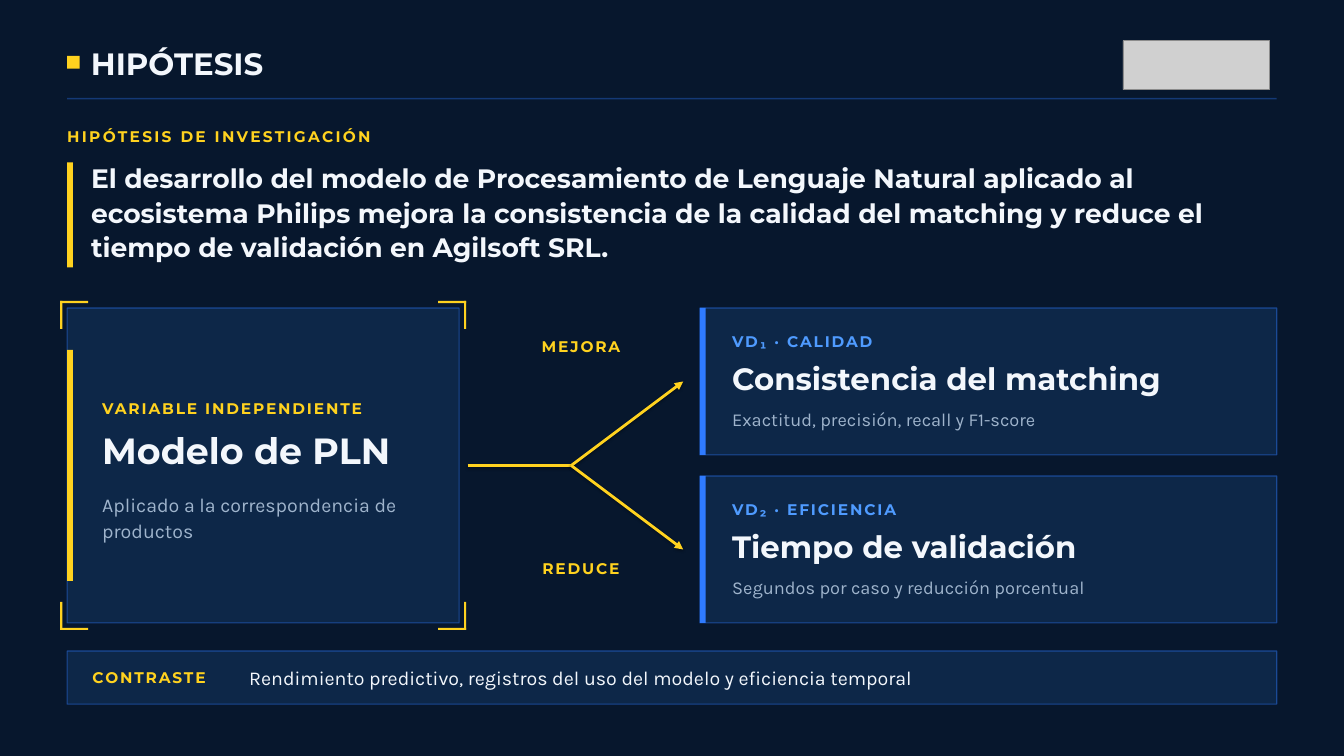
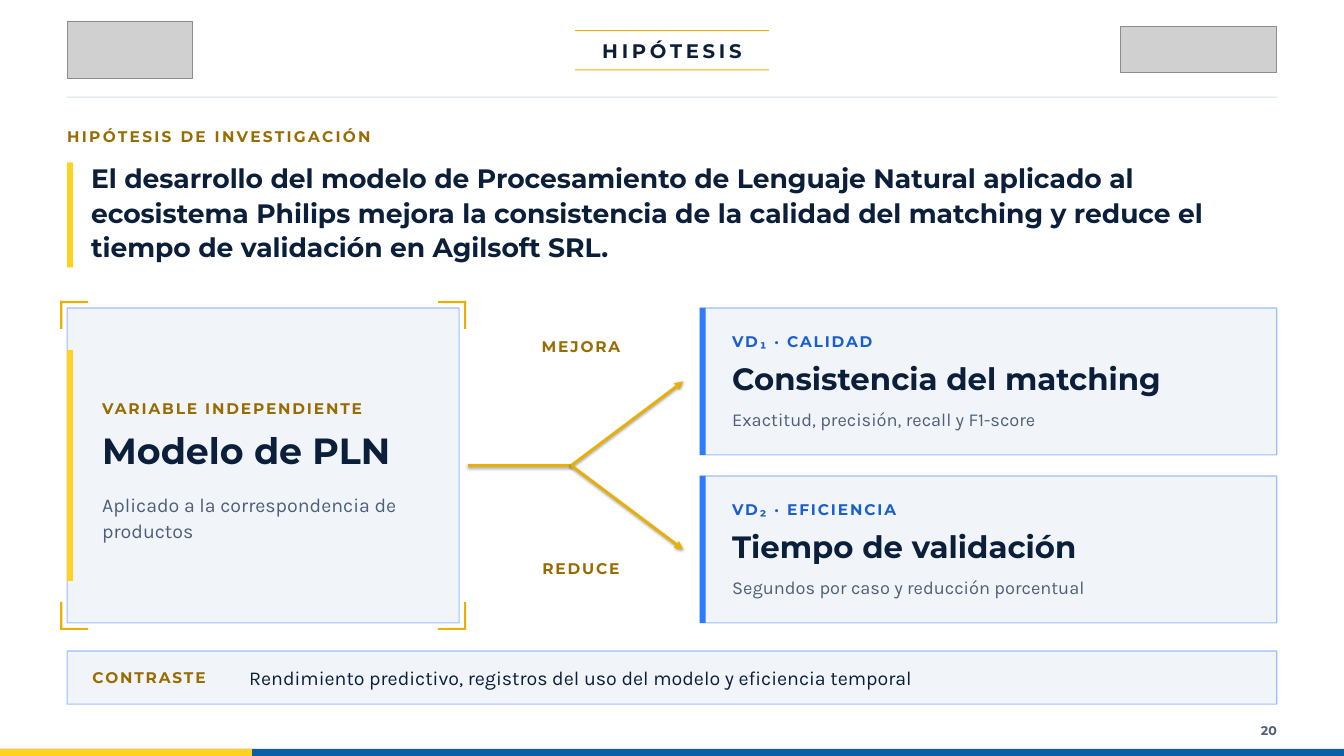
Before and after one commit to cmpeic/presentacion-trabajo-grado, a slide deck: slide 20 of canva/presentacion_trabajo_grado_canva.pptx. Drawn at 1344x756 pixels with LibreOffice and Linux fonts; fonts in the diff are those of the drawing; grey boxes stand for pictures; background and template pictures are left out. Boxes give left, top, right and bottom in pixels: in the first picture for what was removed or moved away, otherwise in the second. Text is boxed around its words. In the diff, an @@ line names an element or a change of style, - is before the commit and + after.

```diff
--- a/canva/presentacion_trabajo_grado_canva.pptx
+++ b/canva/presentacion_trabajo_grado_canva.pptx
@@ background picture (left out) to #FFFFFF @@
@@ picture added at <box>67,21,192,78</box> @@
@@ picture: place and size @@
-picture at <box>1123,40,1269,89</box>
+picture at <box>1120,27,1277,73</box>
@@ rectangle removed at <box>67,56,80,69</box> @@
@@ text "HIPÓTESIS": place and size @@
-text "HIPÓTESIS" at <box>91,47,263,76</box>
+text "HIPÓTESIS" at <box>602,40,741,59</box>
@@ text "HIPÓTESIS" at <box>602,40,741,59</box>: size 33 to 21 pt, text colour #F3F7FC to #0B1F3A, letter spacing 0 to 4 pt; alignment left to centre @@
@@ rectangle added at <box>575,30,769,32</box>, fill #E8B000 @@
@@ rectangle added at <box>575,69,769,71</box>, fill #E8B000 @@
@@ rectangle at <box>67,97,1277,98</box>: fill #2F7BFF at 35% opacity to #D6E1EE @@
@@ text "VD₁ · CALIDAD" at <box>732,336,872,349</box>: text colour #4F9BFF to #1A5FCF @@
@@ arrow (571, 466) - (683, 382): stroke #FFD21F 3 pt to #E8B000 3 pt @@
@@ line (468, 466) - (571, 466): stroke #FFD21F 3 pt to #E8B000 3 pt @@
@@ arrow (571, 466) - (683, 550): stroke #FFD21F 3 pt to #E8B000 3 pt @@
@@ text "VD₂ · EFICIENCIA" at <box>732,504,896,517</box>: text colour #4F9BFF to #1A5FCF @@
@@ text colour #9FB4CC to #4E5F78 in 3 elements at <box>102,498,397,543</box>, <box>732,412,1036,431</box>, <box>732,580,1084,599</box> @@
@@ fill #FFD21F to #E8B000 in 8 elements at <box>60,301,89,303</box>, <box>60,301,62,329</box>, <box>438,301,466,303</box>, <box>464,301,466,329</box>, <box>60,602,62,630</box>, <box>60,628,89,630</box>, <box>464,602,466,630</box>, <box>438,628,466,630</box> @@
@@ fill #0D2748 to #F1F5FA in 4 elements at <box>67,308,459,623</box>, <box>700,308,1277,455</box>, <box>700,476,1277,623</box>, <box>67,651,1277,704</box> @@
@@ text colour #FFD21F to #9A6B00 in 5 elements at <box>67,128,371,143</box>, <box>102,399,438,423</box>, <box>542,341,621,352</box>, <box>542,563,619,575</box>, <box>92,672,205,683</box> @@
@@ text colour #F3F7FC to #0B1F3A in 5 elements at <box>91,167,1203,263</box>, <box>102,437,390,465</box>, <box>732,365,1161,397</box>, <box>732,533,1077,564</box>, <box>249,671,911,690</box> @@
@@ rectangle added at <box>0,749,1344,756</box>, fill #0B5EA8 @@
@@ rectangle added at <box>0,749,252,756</box>, fill #FFD21F @@
@@ text added at <box>1261,726,1277,735</box>, 13.5 pt, text #4E5F78, bold @@
+20
```
Also in this commit, not shown: 63 other slides changed, 5 slides added, 3 slides removed, 33 other files.
